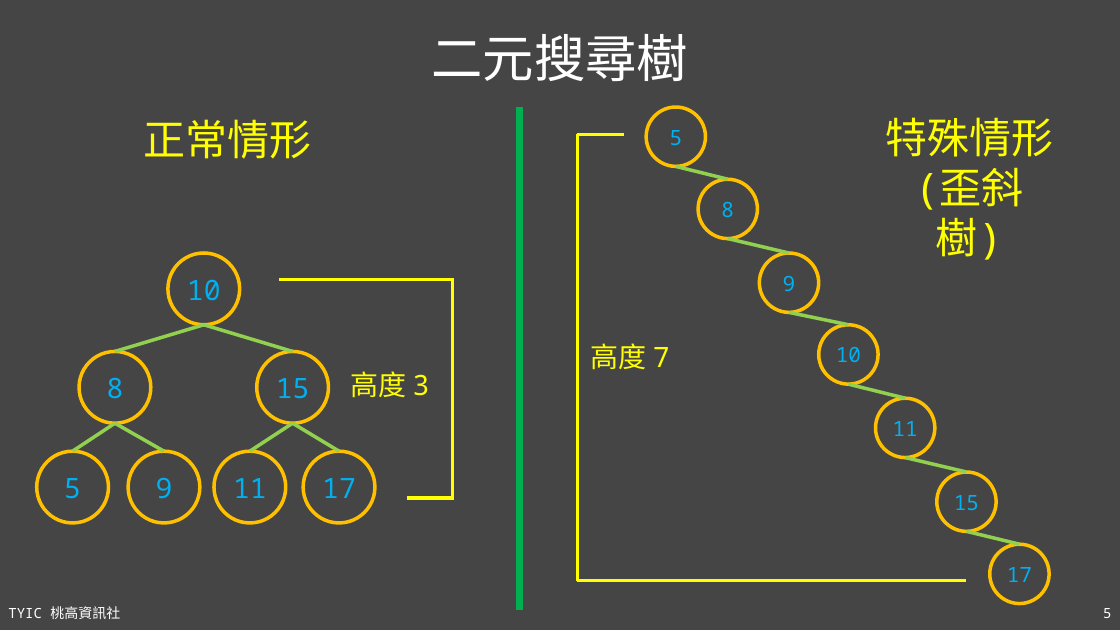
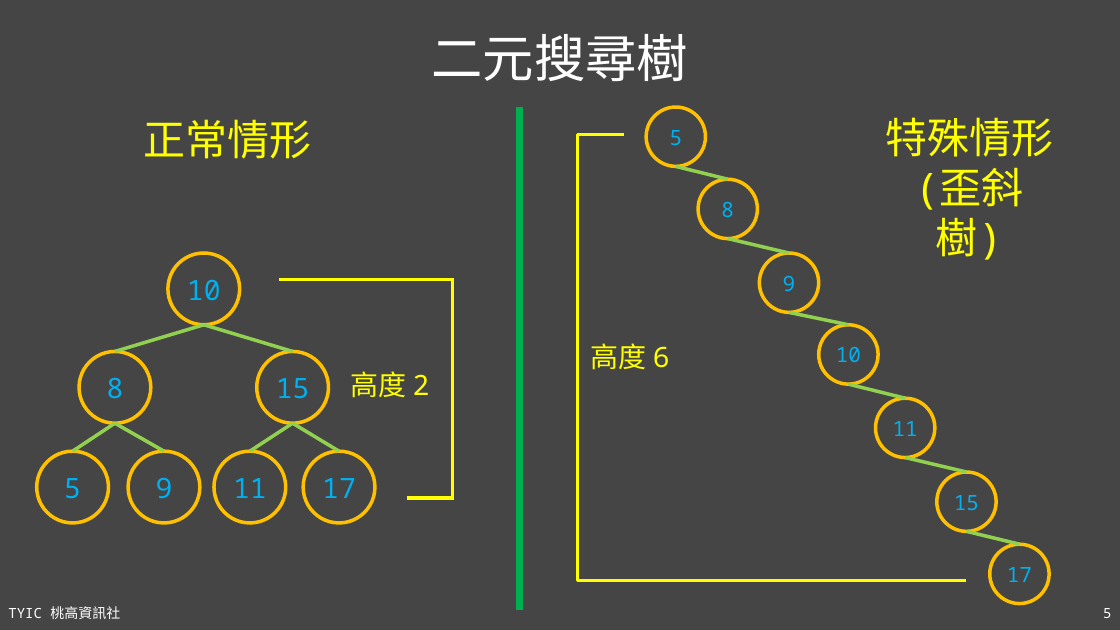
Before and after one commit to TYSHIC/slides, a slide deck: slide 5 of ppt/21_進階資料結構與演算法.pptx. Drawn at 1120x630 pixels with LibreOffice and Linux fonts; fonts in the diff are those of the drawing. Boxes give left, top, right and bottom in pixels: in the first picture for what was removed or moved away, otherwise in the second. Text is boxed around its words. In the diff, an @@ line names an element or a change of style, - is before the commit and + after.

```diff
--- a/ppt/21_進階資料結構與演算法.pptx
+++ b/ppt/21_進階資料結構與演算法.pptx
@@ text at box(591, 343, 670, 369): text changed @@
-高度 7
+高度 6
@@ text at box(350, 371, 430, 397): text changed @@
-高度 3
+高度 2
```
Also in this commit, not shown: 4 other slides changed, 8 other files.
